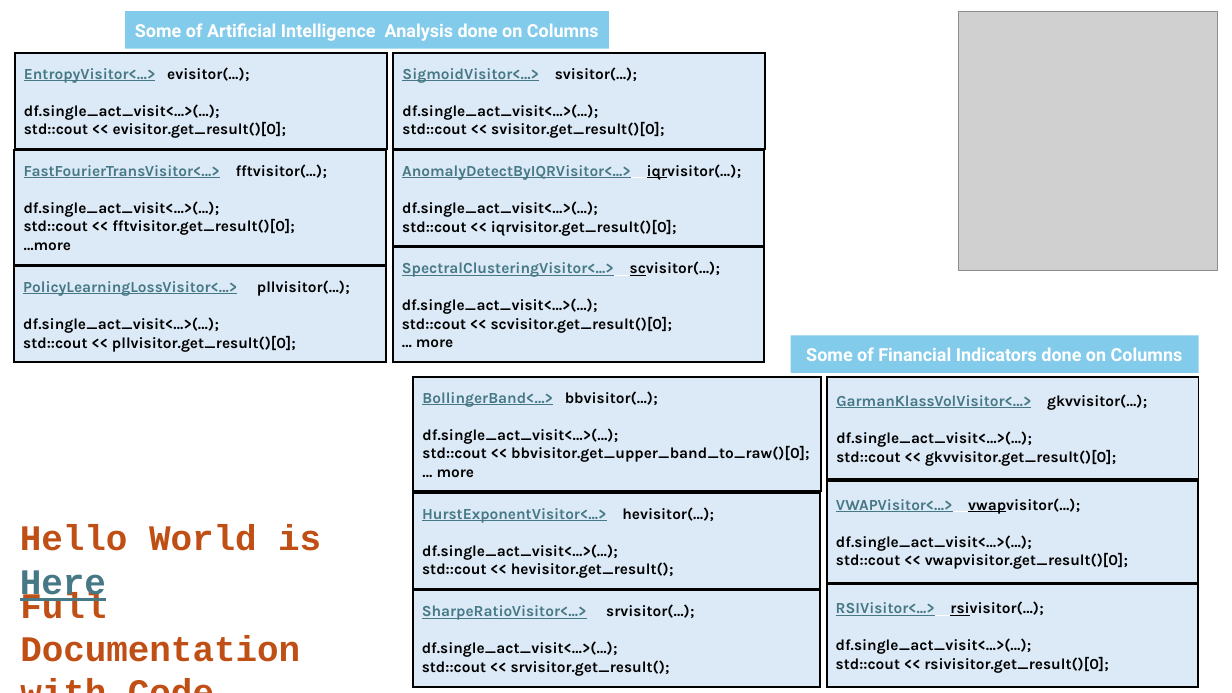
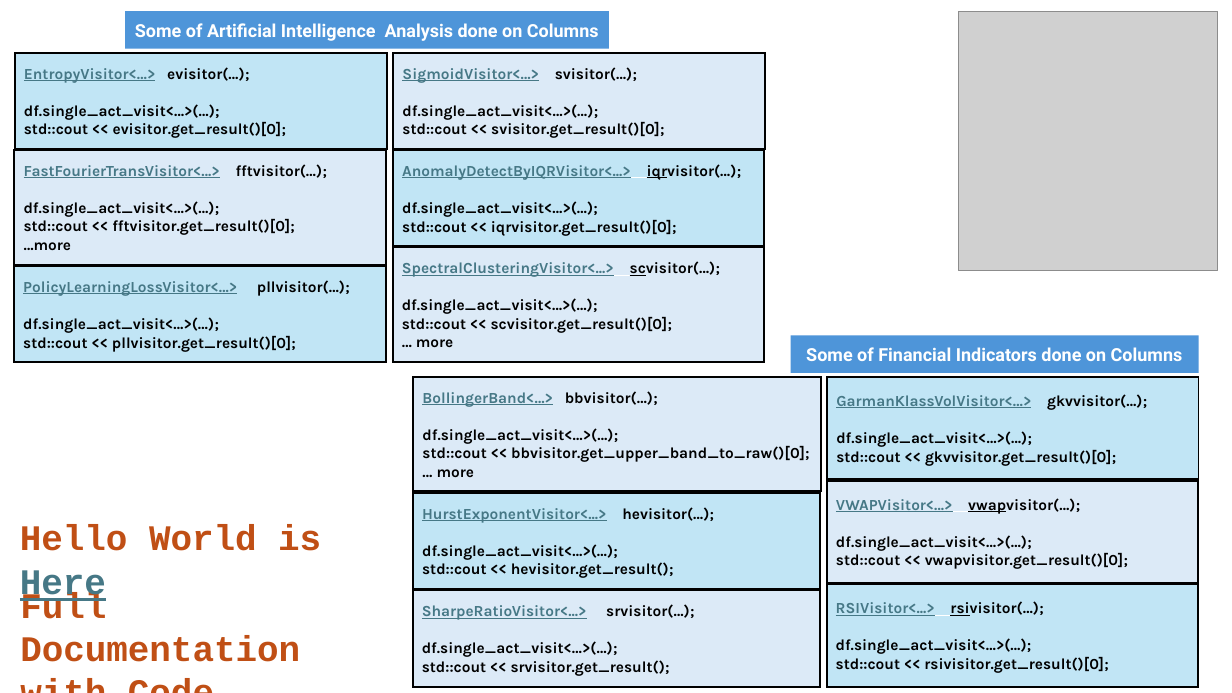
Before and after one commit to hosseinmoein/DataFrame, a slide deck: slide 3 of docs/CheatSheet.pptx. Drawn at 1232x693 pixels with LibreOffice and Linux fonts; fonts in the diff are those of the drawing; grey boxes stand for pictures. Boxes give left, top, right and bottom in pixels: in the first picture for what was removed or moved away, otherwise in the second. Text is boxed around its words. In the diff, an @@ line names an element or a change of style, - is before the commit and + after.

```diff
--- a/docs/CheatSheet.pptx
+++ b/docs/CheatSheet.pptx
@@ rectangle "Some of Artificial Intelligence Analysis ..." at (126,11,610,49): fill #83CBEB to #4E95D9 @@
@@ rectangle "Some of Financial Indicators done ..." at (791,335,1199,373): fill #83CBEB to #4E95D9 @@
@@ fill #DCEAF7 to #C1E5F5 in 6 elements at (15,53,387,149), (14,266,386,362), (393,151,764,247), (413,493,821,589), (827,377,1199,480), (827,584,1199,687) @@
```
Also in this commit, not shown: 2 other slides changed, 1 other file.
